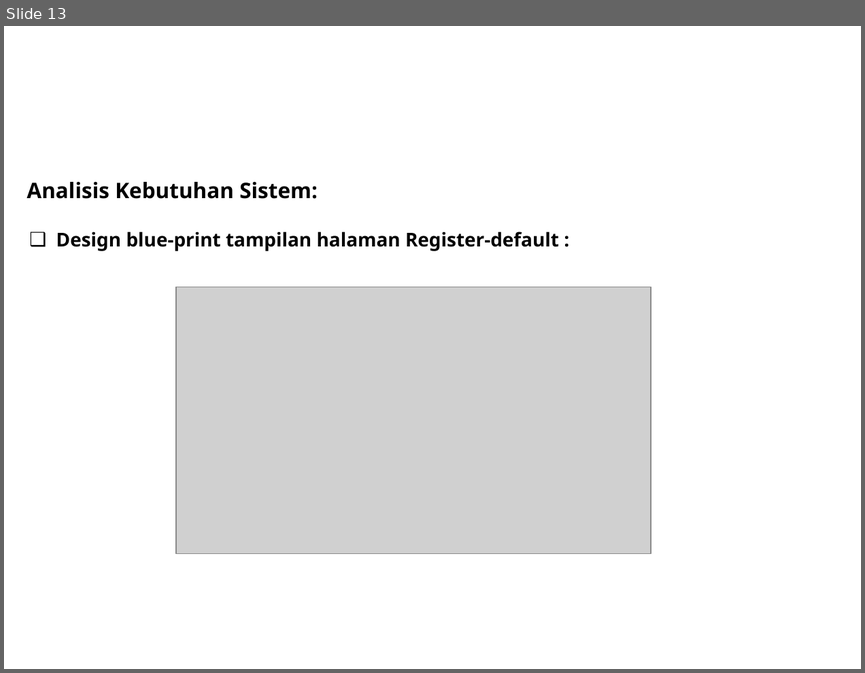
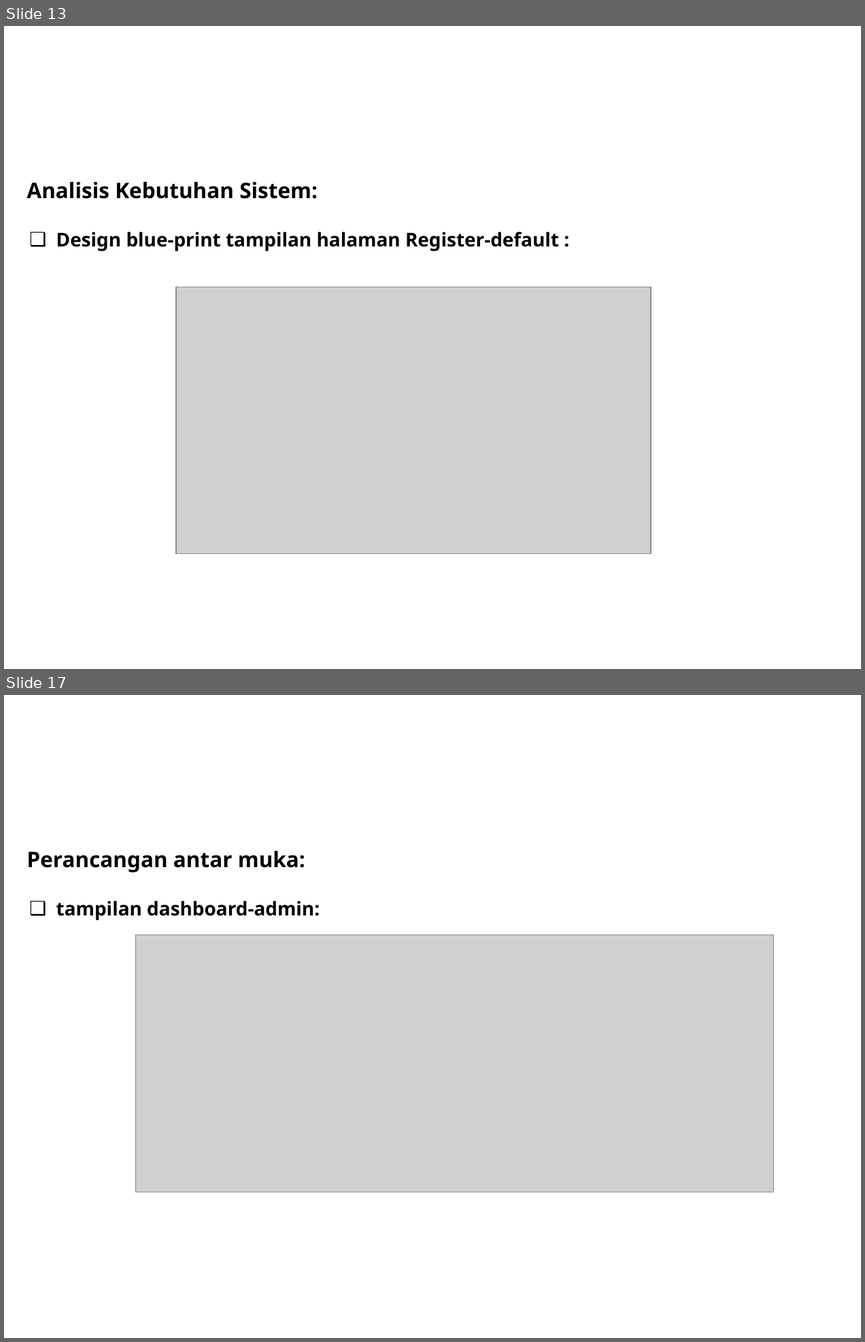
Before and after one commit to DoengJoeng/Skripsi, a slide deck: File Jurnal & point revisi/Persentasi Sistem Pakar.pptx. Shown one above the other, each under a label of ours: slide 13 before the commit, slides 13 and 17 after it; the slides between them are not shown. The pictures are 865x673 and 865x1342 pixels, drawn with LibreOffice and Linux fonts; fonts in the diff are those of the drawing; grey boxes stand for pictures; background and template pictures are left out. Boxes give left, top, right and bottom in pixels: in the first picture for what was removed or moved away, otherwise in the second. Text is boxed around its words. In the diff, an @@ line names an element or a change of style, - is before the commit and + after.

```diff
--- a/File Jurnal & point revisi/Persentasi Sistem Pakar.pptx
+++ b/File Jurnal & point revisi/Persentasi Sistem Pakar.pptx
@@ slide 17 added at box(4, 695, 861, 1338), background picture (left out) @@
@@ text added at box(27, 851, 305, 872), 18 pt, text #000000, bold @@
+Perancangan antar muka:
@@ title added at box(56, 900, 320, 920), 16 pt, text #000000, bold @@
+❑ tampilan dashboard-admin:
@@ picture added at box(136, 935, 774, 1192) @@
```
Also in this commit, not shown: 3 slides changed, 6 other slides added.
